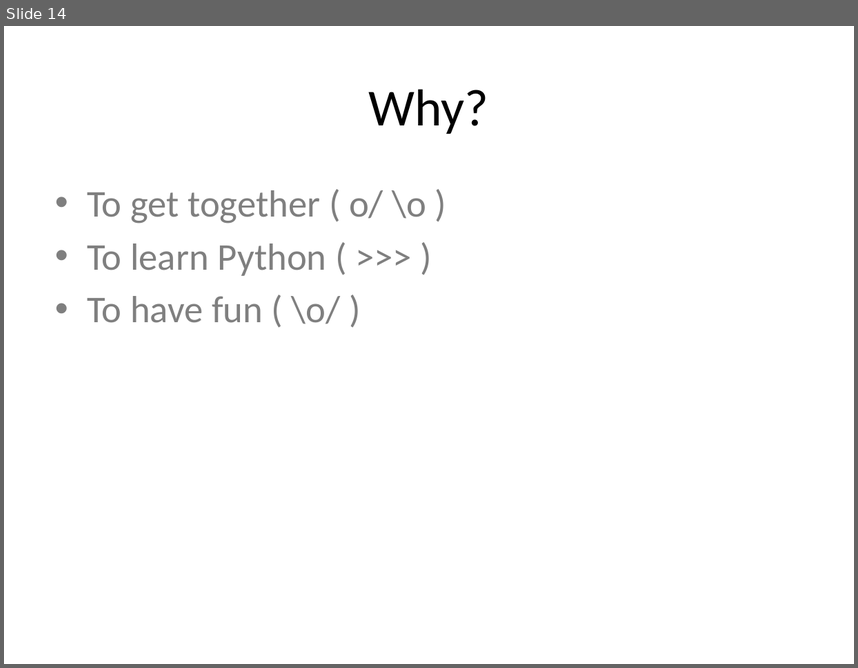
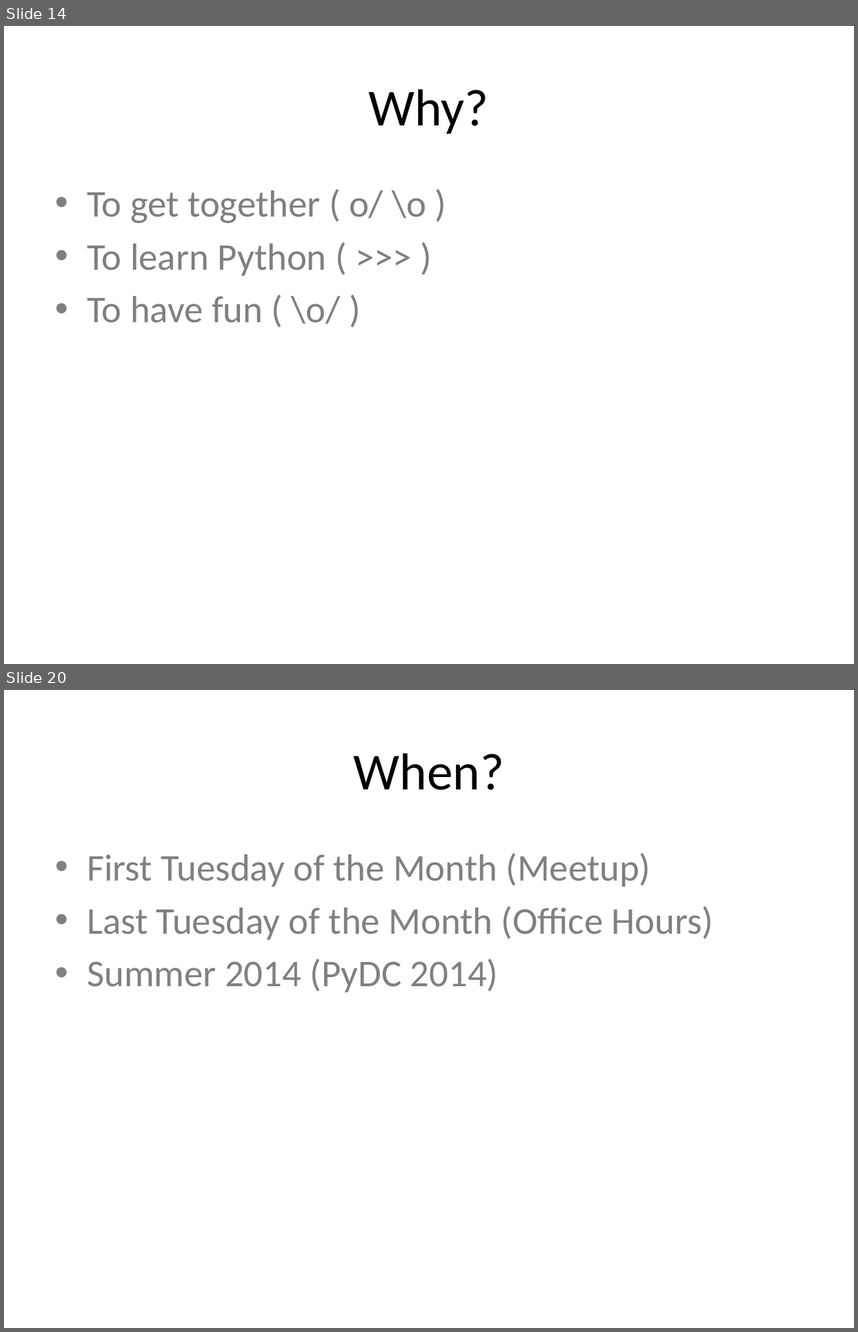
Before and after one commit to DCPython/generic-meetup-slides, a slide deck: DC Python Generic Meetup Slides.pptx. Shown one above the other, each under a label of ours: slide 14 before the commit, slides 14 and 20 after it; the slides between them are not shown. The pictures are 858x668 and 858x1332 pixels, drawn with LibreOffice and Linux fonts; fonts in the diff are those of the drawing. Boxes give left, top, right and bottom in pixels: in the first picture for what was removed or moved away, otherwise in the second. Text is boxed around its words. In the diff, an @@ line names an element or a change of style, - is before the commit and + after.

```diff
--- a/DC Python Generic Meetup Slides.pptx
+++ b/DC Python Generic Meetup Slides.pptx
@@ slide 20 added at (4, 690, 854, 1328), background #FFFFFF @@
@@ title added at (354, 753, 504, 790), 44 pt, text #000000 @@
+When?
@@ text added at (87, 853, 714, 992), 32 pt, text #808080 @@
+• First Tuesday of the Month (Meetup)
+• Last Tuesday of the Month (Office Hours)
+• Summer 2014 (PyDC 2014)
```
Also in this commit, not shown: 5 other slides added, 4 slides removed.
